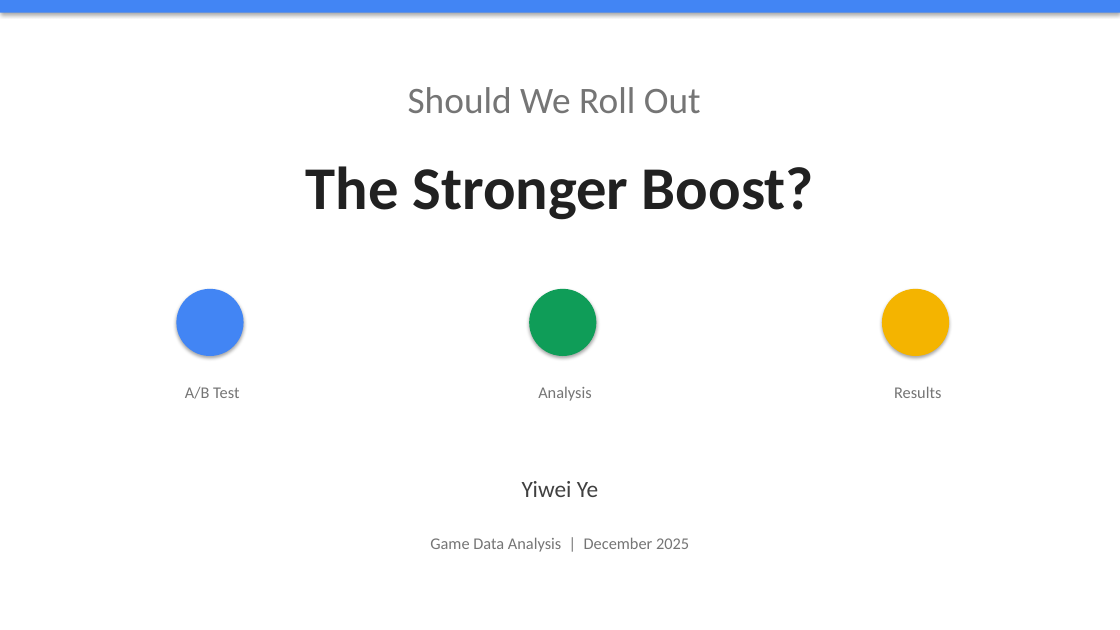
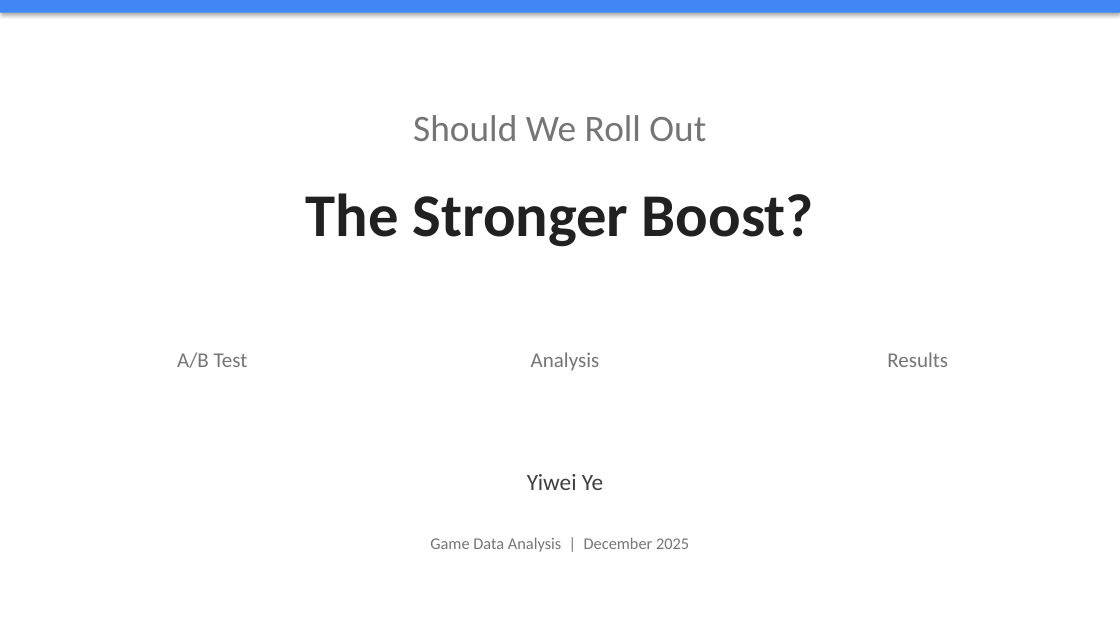
Before and after one commit to yiwei79/GameData_Analysis_Projects, a slide deck: slide 1 of Delivery 2 A_B_testing/Deliverables/Presentation.pptx. Drawn at 1120x630 pixels with LibreOffice and Linux fonts; fonts in the diff are those of the drawing. Boxes give left, top, right and bottom in pixels: in the first picture for what was removed or moved away, otherwise in the second. Text is boxed around its words. In the diff, an @@ line names an element or a change of style, - is before the commit and + after.

```diff
--- a/Delivery 2 A_B_testing/Deliverables/Presentation.pptx
+++ b/Delivery 2 A_B_testing/Deliverables/Presentation.pptx
@@ text "Should We Roll Out" moved from (x1=408, y1=87, x2=701, y2=113) to (x1=413, y1=115, x2=706, y2=141) @@
@@ text "The Stronger Boost?" moved from (x1=306, y1=166, x2=814, y2=220) to (x1=306, y1=193, x2=814, y2=247) @@
@@ ellipse removed at (x1=176, y1=289, x2=244, y2=356) @@
@@ ellipse removed at (x1=529, y1=289, x2=597, y2=356) @@
@@ ellipse removed at (x1=882, y1=289, x2=949, y2=356) @@
@@ text "A/B Test" moved from (x1=185, y1=387, x2=239, y2=399) to (x1=177, y1=352, x2=248, y2=368) @@
@@ text "Analysis" moved from (x1=538, y1=387, x2=591, y2=401) to (x1=531, y1=352, x2=600, y2=371) @@
@@ size 14 to 18 pt in 3 elements at (x1=177, y1=352, x2=248, y2=368), (x1=531, y1=352, x2=600, y2=371), (x1=887, y1=352, x2=948, y2=367) @@
@@ text "Results" moved from (x1=894, y1=386, x2=941, y2=398) to (x1=887, y1=352, x2=948, y2=367) @@
@@ text "Yiwei Ye" moved from (x1=522, y1=481, x2=598, y2=497) to (x1=527, y1=474, x2=603, y2=490) @@
```
Also in this commit, not shown: 9 other files.
